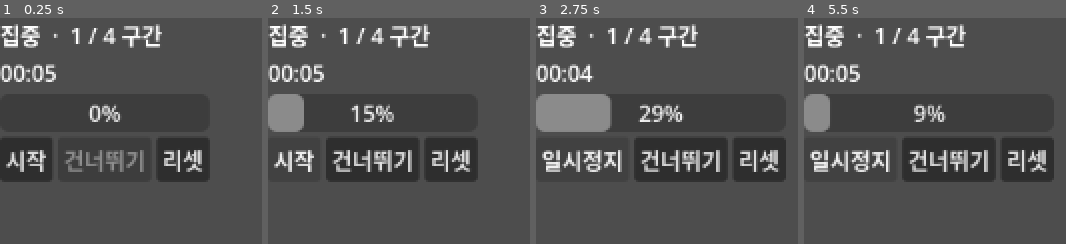
Above: before the commit, frames 1-4 (left to right).
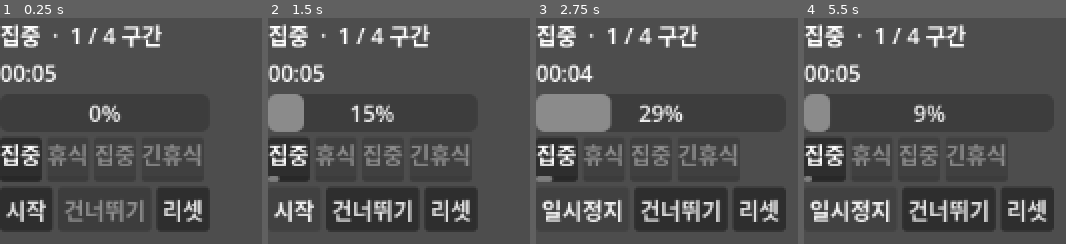
Above: after the commit, the same moments.

Repository: gee03143/voyager
Game: Godot game, scene res://scenes/timer/PromoTimer.tscn
Two runs of this game, one before a commit and one after it. Both use one fixed random seed, a clock stepped at 60 frames per second and the inputs below. This scene is started directly instead of the project's main scene.
Inputs:
- Up to frame 1 (0.25 s): no input
- Up to frame 2 (1.5 s): click "시작" at 0.5 s; click "일시정지" at 1.25 s
- Up to frame 3 (2.75 s): click "시작" at 2 s
- Up to frame 4 (5.5 s): click "건너뛰기" at 2.75 s; click "리셋" at 3.5 s; click "리셋" at 4.25 s; click "시작" at 5 s

The runs differ from the first frame. In frame 1, 14% of the frame differs, in the area x 0-81%, y 53-95%; in frame 2, 17%; in frame 3, 20%, in the area x 0-96%, y 53-95%; in frame 4, 20%.

Commit message:
미사용 파일 삭제, 파일 위치 이동, 포모도로 타이머 Segment 정의

Diff:
--- a/scripts/timer/PomoSegmentChip.tscn
+++ b/scenes/timer/PomoSegmentChip.tscn
@@ -1,6 +1,6 @@
 [gd_scene format=3 uid="uid://c10ctlv76ewq0"]
 
-[ext_resource type="Script" uid="uid://b0y2far0k4tyo" path="res://scenes/timer/pomo_segment_chip.gd" id="1_h6yc8"]
+[ext_resource type="Script" uid="uid://b0y2far0k4tyo" path="res://scripts/timer/pomo_segment_chip.gd" id="1_h6yc8"]
 
 [node name="PomoSegmentChip" type="PanelContainer" unique_id=1533364469]
 script = ExtResource("1_h6yc8")
--- a/scenes/timer/PromoTimer.tscn
+++ b/scenes/timer/PromoTimer.tscn
@@ -31,6 +31,9 @@
 [node name="Display" parent="VBox" unique_id=1791537411 instance=ExtResource("3_idk55")]
 layout_mode = 2
 
+[node name="Timeline" type="HBoxContainer" parent="VBox" unique_id=43785777]
+layout_mode = 2
+
 [node name="Buttons" type="HBoxContainer" parent="VBox" unique_id=922875682]
 layout_mode = 2
 
--- a/scripts/timer/pomodoro.gd
+++ b/scripts/timer/pomodoro.gd
@@ -5,6 +5,7 @@
 signal segment_changed(index: int)
 signal focus_finished
 signal session_completed
+signal plan_built
 
 enum SegmentType { FOCUS, SHORT_BREAK, LONG_BREAK }
 
@@ -41,6 +42,7 @@
 	if segment_types.is_empty():
 		finished = true
 		return
+	plan_built.emit()
 	_load_segment(0, false)
 
 func start() -> void:
--- a/scripts/timer/pomodoro_view.gd
+++ b/scripts/timer/pomodoro_view.gd
@@ -1,22 +1,29 @@
 extends Control
+
+const SEGMENT_CHIP := preload("res://scenes/timer/PomoSegmentChip.tscn")
 
 @onready var pomodoro: Pomodoro = $Pomodoro
 @onready var phase_label: Label = $VBox/PhaseLabel
 @onready var display: CountdownDisplay = $VBox/Display
+@onready var timeline: HBoxContainer = $VBox/Timeline
 @onready var start_button: Button = $VBox/Buttons/StartButton
 @onready var skip_button: Button = $VBox/Buttons/SkipButton
 @onready var stop_button: Button = $VBox/Buttons/StopButton
+
+var _chips: Array[PomoSegmentChip] = []
 
 func _ready() -> void:
 	pomodoro.ticked.connect(_on_ticked)
 	pomodoro.segment_changed.connect(_on_segment_changed)
 	pomodoro.focus_finished.connect(_on_focus_finished)
 	pomodoro.session_completed.connect(_on_session_completed)
+	pomodoro.plan_built.connect(_rebuild_timeline)
 
 	start_button.pressed.connect(_on_start_pressed)
 	skip_button.pressed.connect(_on_skip_pressed)
 	stop_button.pressed.connect(_on_stop_pressed)
 
+	_rebuild_timeline()
 	if pomodoro.segment_count() > 0:
 		_on_segment_changed(pomodoro.index)
 
@@ -38,10 +45,15 @@
 	var type := pomodoro.segment_type_at(i)
 	display.set_total(pomodoro.duration_of(type))
 	phase_label.text = "%s  ·  %d / %d 구간" % [_type_name(type), i + 1, pomodoro.segment_count()]
+	_update_chip_states()
 	_refresh_controls()
 
 func _on_ticked(time_left: float) -> void:
 	display.render(time_left)
+	if pomodoro.index < _chips.size():
+		var total := pomodoro.duration_of(pomodoro.segment_type_at(pomodoro.index))
+		var ratio := ((total - time_left) / total) if total > 0.0 else 0.0
+		_chips[pomodoro.index].set_progress(ratio)
 
 func _on_focus_finished() -> void:
 	print("집중 1구간 완료! (나중에 항해 진행)")
@@ -49,12 +61,35 @@
 func _on_session_completed() -> void:
 	phase_label.text = "세션 완료!"
 	display.render(0.0)
+	_update_chip_states()
 	_refresh_controls()
 
 func _refresh_controls() -> void:
 	start_button.text = "일시정지" if pomodoro.is_running() else "시작"
 	start_button.disabled = pomodoro.finished
 	skip_button.disabled = pomodoro.finished or not pomodoro.started
+
+func _rebuild_timeline() -> void:
+	for chip in _chips:
+		chip.queue_free()
+	_chips.clear()
+	for i in pomodoro.segment_count():
+		var chip := SEGMENT_CHIP.instantiate() as PomoSegmentChip
+		timeline.add_child(chip)          # 먼저 트리에 넣어야 chip 의 @onready 가 준비됨
+		chip.setup(pomodoro.segment_type_at(i))
+		_chips.append(chip)
+	_update_chip_states()
+
+func _update_chip_states() -> void:
+	for i in _chips.size():
+		var state: int
+		if pomodoro.finished or i < pomodoro.index:
+			state = PomoSegmentChip.State.DONE
+		elif i == pomodoro.index:
+			state = PomoSegmentChip.State.ACTIVE
+		else:
+			state = PomoSegmentChip.State.PENDING
+		_chips[i].set_state(state)
 
 func _type_name(type: int) -> String:
 	match type:
Renamed: scenes/timer/pomo_segment_chip.gd -> scripts/timer/pomo_segment_chip.gd
Renamed: scenes/timer/pomo_segment_chip.gd.uid -> scripts/timer/pomo_segment_chip.gd.uid
